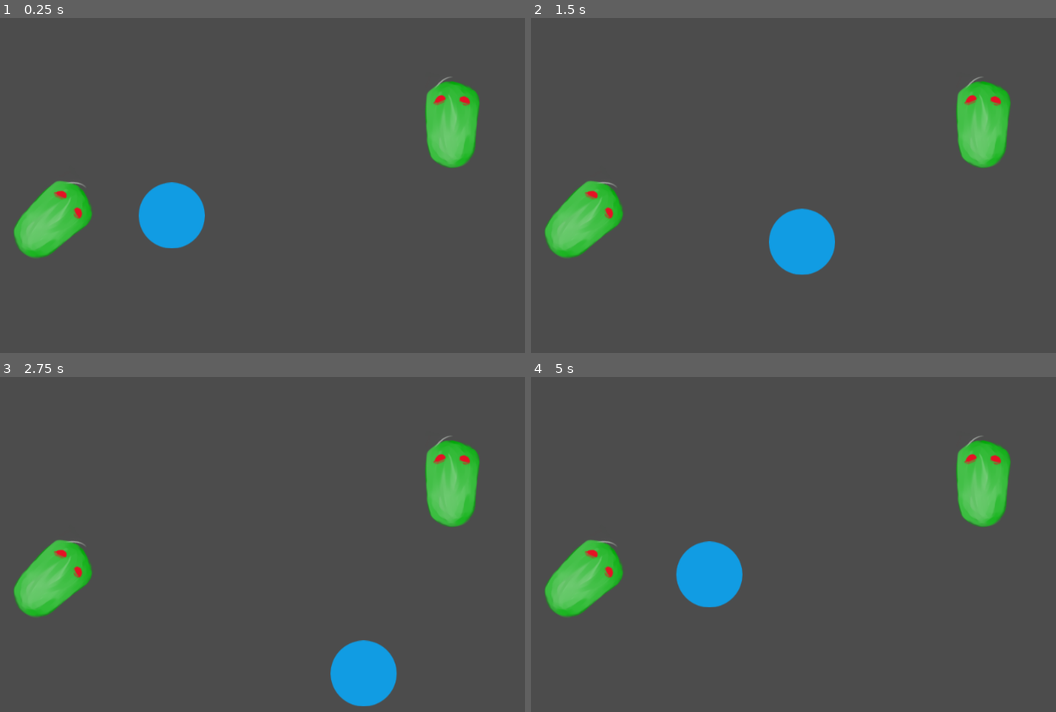
Above: before the commit, frames 1-4 (two rows, left to right).
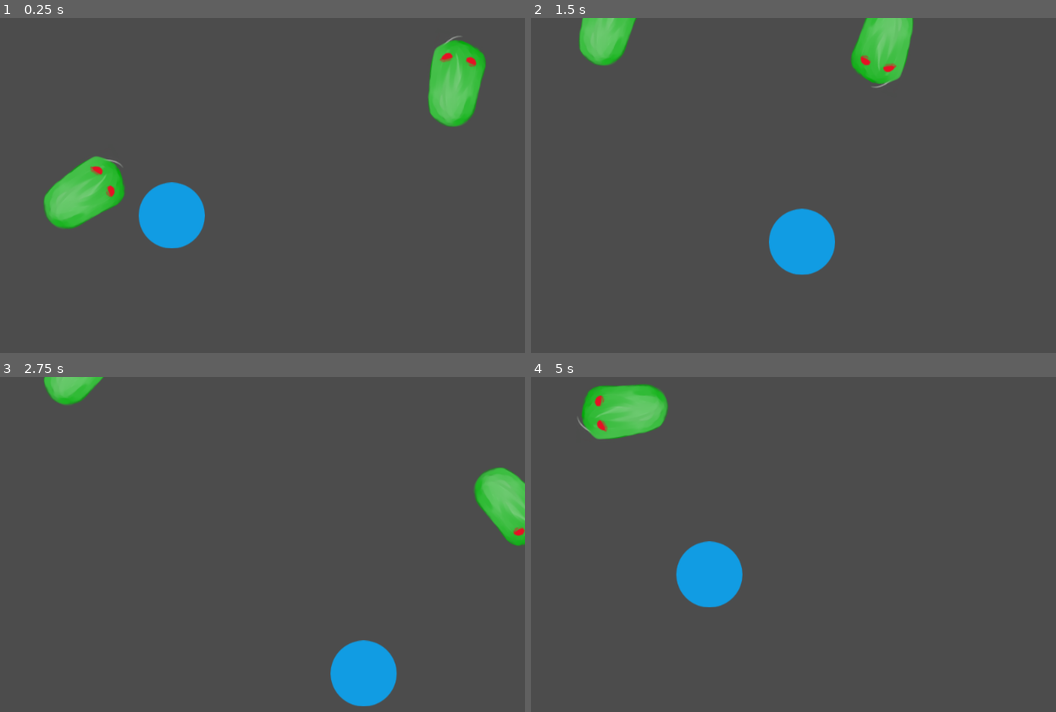
Above: after the commit, the same moments.

Repository: nourthe/nombres
Game: Godot game, scene res://objects/Juego.tscn
Same seed, same stepped clock (60 frames per second), same inputs: the game is played once before the commit and once after it. The project has no main scene, so this scene is started directly.
Inputs:
- Up to frame 1 (0.25 s): no input
- Up to frame 2 (1.5 s): tap Enter at 0.5 s; hold Right (pj_right) 0.53-1.28 s; hold Down (pj_down) from 1.28 s (still down)
- Up to frame 3 (2.75 s): release Down (pj_down) at 2.03 s; hold Right (pj_right) from 2.03 s (still down)
- Up to frame 4 (5 s): release Right (pj_right) at 2.78 s; hold Up (pj_up) 2.78-3.53 s; hold Left (pj_left) from 3.53 s (still down)

The runs differ from the first frame. In frame 1, 6.3% of the frame differs, in the area x 2-93%, y 5-72%; in frame 2, 7.6%, in the area x 2-92%, y 0-72%; in frame 3, 6.8%; in frame 4, 6.8%.

Commit message:
Actualizado a PC-LOLO
Co-Authored-By: Nahuel Ourthe <nahuelourthe1996@gmail.com>

Diff:
--- /dev/null
+++ b/objects/insecto.gd
@@ -0,0 +1,25 @@
+extends KinematicBody2D
+
+# class member variables go here, for example:
+# var a = 2
+# var b = "textvar"
+var LIMITE_ROTACION = 0.1
+var VELOCIDAD = 250
+var rotacion = 0
+var variacion = 0
+
+func _ready():
+	# Called when the node is added to the scene for the first time.
+	# Initialization here
+	pass
+
+func _process(delta):
+	randomize()
+	variacion = rand_range(-1,1)*delta
+	if(abs(rotacion + variacion) <= LIMITE_ROTACION):
+		rotacion += variacion
+	rotate(rotacion)
+	var collision = move_and_collide(Vector2(0,-1).rotated(rotation)*VELOCIDAD*delta)
+	if collision:
+		if collision.collider.has_method("hit"):
+			collision.collider.hit(collision.normal)
--- a/objects/insecto.tscn
+++ b/objects/insecto.tscn
@@ -1,6 +1,7 @@
-[gd_scene load_steps=3 format=2]
+[gd_scene load_steps=4 format=2]
 
-[ext_resource path="res://assets/insecto.png" type="Texture" id=1]
+[ext_resource path="res://objects/insecto.gd" type="Script" id=1]
+[ext_resource path="res://assets/insecto.png" type="Texture" id=2]
 
 [sub_resource type="RectangleShape2D" id=1]
 
@@ -13,6 +14,7 @@
 collision_layer = 1
 collision_mask = 1
 collision/safe_margin = 0.08
+script = ExtResource( 1 )
 
 [node name="TextureRect" type="TextureRect" parent="." index="0"]
 
--- a/objects/personaje.tscn
+++ b/objects/personaje.tscn
@@ -7,7 +7,7 @@
 custom_solver_bias = 0.0
 radius = 10.0
 
-[node name="KinematicBody2D" type="KinematicBody2D"]
+[node name="KinematicBody2D" type="KinematicBody2D" index="0"]
 
 input_pickable = false
 collision_layer = 1
--- /dev/null
+++ b/objects/supervivencia.gd
@@ -0,0 +1,34 @@
+extends Node
+
+# class member variables go here, for example:
+# var a = 2
+# var b = "textvar"
+
+var TAMANO_PANTALLA_X = 1024
+var TAMANO_PANTALLA_Y = 600
+
+var objetos
+
+func _ready():
+	leerObjetos()
+	pass
+
+func leerObjetos():
+	objetos = get_children()
+
+func _process(delta):
+	for objeto in objetos:
+		if objeto.get_class() == "KinematicBody2D":
+			comprobarPosicion(objeto)
+
+
+
+func comprobarPosicion(obj):
+	if obj.position.x >TAMANO_PANTALLA_X:
+		obj.position.x = 0
+	elif obj.position.x < 0:
+		obj.position.x = TAMANO_PANTALLA_X
+	elif obj.position.y > TAMANO_PANTALLA_Y:
+		obj.position.y = 0
+	elif obj.position.y < 0:
+		obj.position.y = TAMANO_PANTALLA_Y
--- /dev/null
+++ b/objects/supervivencia.tscn
@@ -0,0 +1,36 @@
+[gd_scene load_steps=7 format=2]
+
+[ext_resource path="res://objects/supervivencia.gd" type="Script" id=1]
+[ext_resource path="res://objects/personaje.tscn" type="PackedScene" id=2]
+[ext_resource path="res://src/personaje.gd" type="Script" id=3]
+[ext_resource path="res://objects/insecto.tscn" type="PackedScene" id=4]
+
+[sub_resource type="Shader" id=1]
+
+code = ""
+
+[sub_resource type="ShaderMaterial" id=2]
+
+render_priority = 0
+shader = SubResource( 1 )
+
+[node name="Juego" type="Node" index="0"]
+
+script = ExtResource( 1 )
+
+[node name="jugador" parent="." index="0" instance=ExtResource( 2 )]
+
+material = SubResource( 2 )
+position = Vector2( 490.081, 299.38 )
+script = ExtResource( 3 )
+_sections_unfolded = [ "Material" ]
+speed = 350
+
+[node name="KinematicBody2D2" parent="." index="1" instance=ExtResource( 4 )]
+
+position = Vector2( 913.721, 157.931 )
+
+[node name="KinematicBody2D" parent="." index="2" instance=ExtResource( 4 )]
+
+position = Vector2( 311.526, 304.724 )
+rotation = 0.790691
--- a/src/personaje.gd
+++ b/src/personaje.gd
@@ -1,10 +1,12 @@
 extends KinematicBody2D
 
-export (int) var speed = 200
+export (int) var speed = 350
 
 var velocity = Vector2()
 var inmune = true
 var acelerado = Vector2(0,0)
+
+var vidas = 3
 
 func get_input():
     velocity = Vector2()
@@ -22,19 +24,15 @@
 	if acelerado.length()<0.2:
 		get_input()
 		var collision = move_and_collide(velocity * delta)
-		if collision:
-			golpear(collision.normal)
-			#if collision.collider.has_method("hit"):
-				#collision.collider.hit()
 	else:
 		move_and_collide(acelerado*delta*400)
 		acelerado*=0.9
-		print(acelerado.length())
 
-func golpear(direccion):
+func hit(direccion):
 	inmune = true
-	acelerado = direccion
-	print(direccion.length())
+	acelerado = -direccion
+	vidas -= 1
+	print("Vidas: ",vidas)
 
 func _ready():
 	print("Comenzó el programa")
Not shown: 1 places in objects/insecto.tscn that only renumber resources
